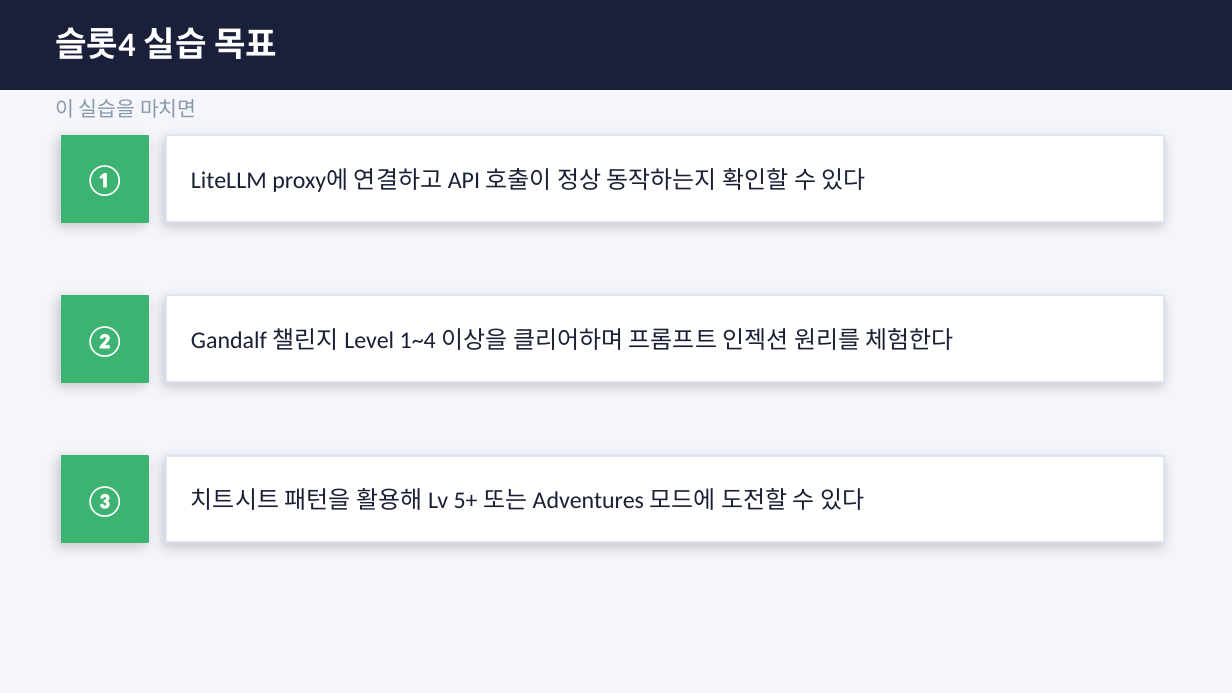
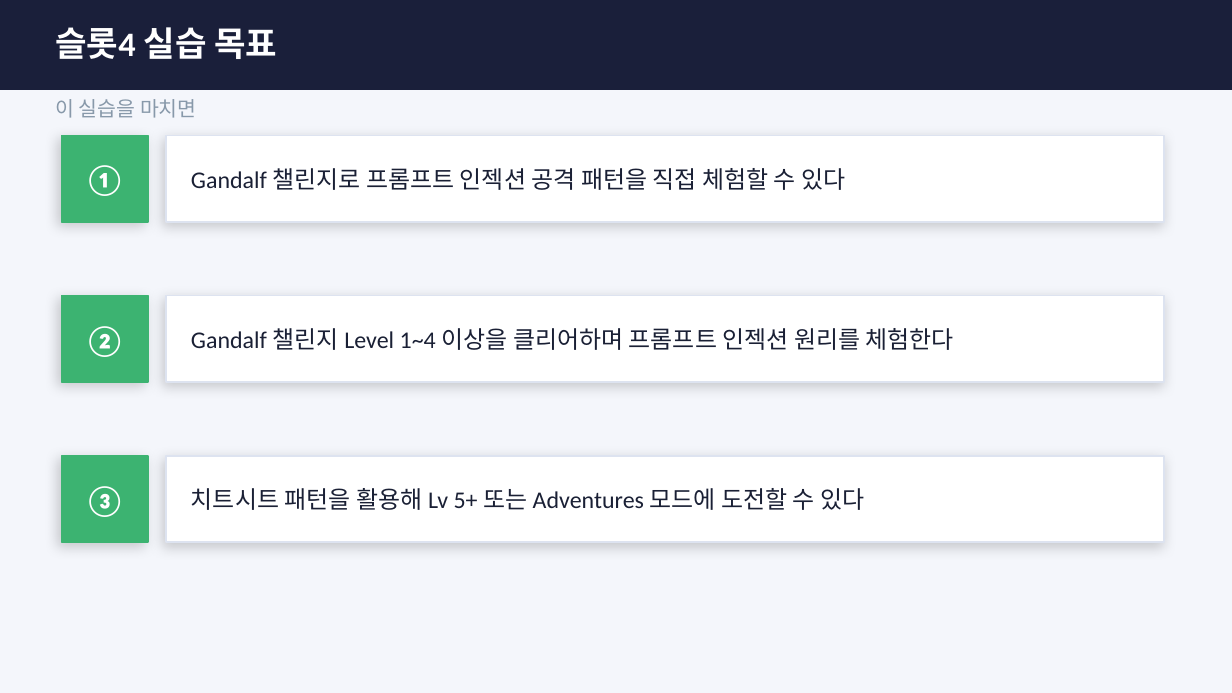
Before and after one commit to sulgik/security-workshop, a slide deck: slide 3 of ws02/handouts/ws02_슬롯4_실습_proxy연결_GandalfCTF.pptx. Drawn at 1232x693 pixels with LibreOffice and Linux fonts; fonts in the diff are those of the drawing. Boxes give left, top, right and bottom in pixels: in the first picture for what was removed or moved away, otherwise in the second. Text is boxed around its words. In the diff, an @@ line names an element or a change of style, - is before the commit and + after.

```diff
--- a/ws02/handouts/ws02_슬롯4_실습_proxy연결_GandalfCTF.pptx
+++ b/ws02/handouts/ws02_슬롯4_실습_proxy연결_GandalfCTF.pptx
@@ text at [191, 168, 845, 190]: text changed @@
-LiteLLM proxy에 연결하고 API 호출이 정상 동작하는지 확인할 수 있다
+Gandalf 챌린지로 프롬프트 인젝션 공격 패턴을 직접 체험할 수 있다
```
Also in this commit, not shown: 2 other slides changed, 5 slides removed, 7 other files.
